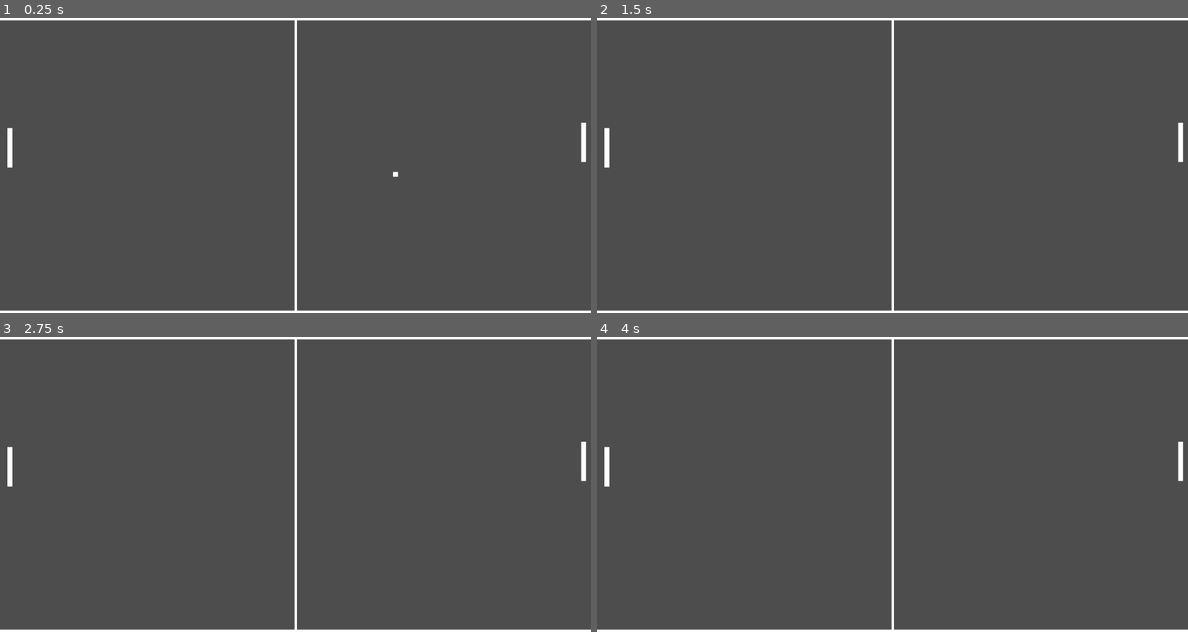
Above: before the commit, frames 1-4 (two rows, left to right).
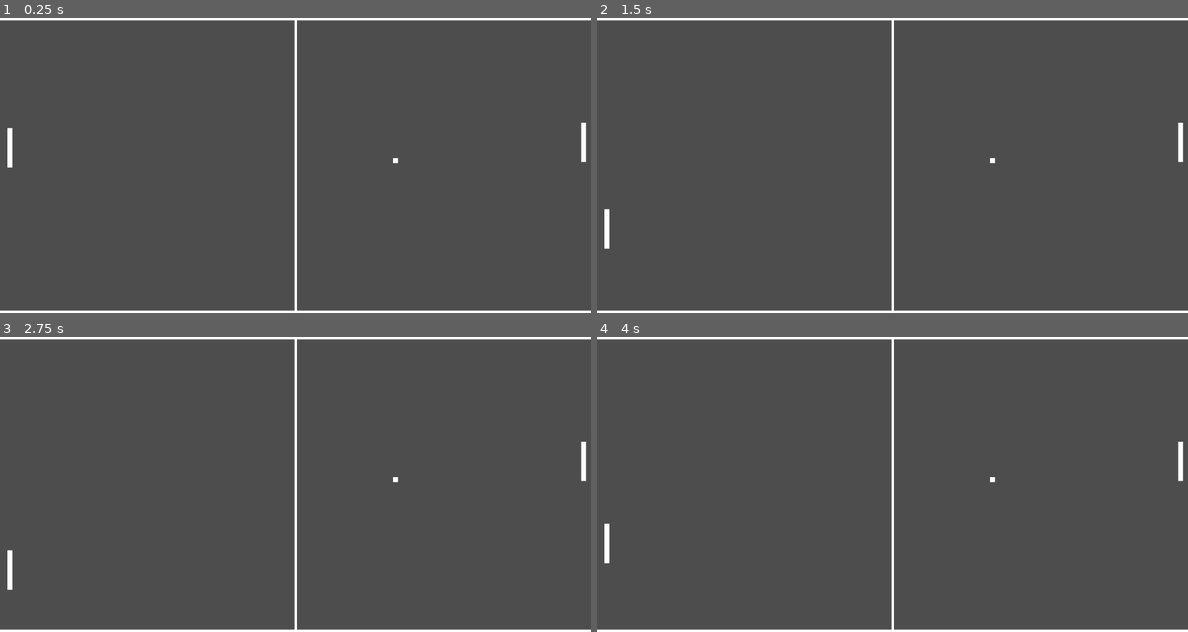
Above: after the commit, the same moments.

Repository: PixelPulps/PONG
Game: Godot game, scene res://scenes/pong.tscn
The game is run twice, just before and just after one commit, with the same random seed, the same clock (stepped at 60 frames per second) and the same inputs.
Inputs:
- Up to frame 1 (0.25 s): no input
- Up to frame 2 (1.5 s): tap Enter at 0.5 s; hold Right (ui_right) 0.53-1.28 s; tap Space at 1.25 s; hold Left (ui_left) from 1.28 s (still down)
- Up to frame 3 (2.75 s): tap Enter at 2 s; release Left (ui_left) at 2.03 s; hold Right (ui_right) from 2.03 s (still down)
- Up to frame 4 (4 s): tap Space at 2.75 s; tap Enter at 3.5 s; release Right (ui_right) at 3.53 s; hold Left (ui_left) from 3.53 s (still down)

The runs differ from the first frame. In frame 1, less than 0.1% of the frame differs, in the area x 66-68%, y 47-54%; in frame 2, 0.3%, in the area x 1-68%, y 37-79%; in frame 3, 0.3%; in frame 4, 0.3%.

Commit message:
physik von player1 erstellt closed #7

Diff:
--- a/project.godot
+++ b/project.godot
@@ -22,6 +22,7 @@
 [physics]
 
 3d/physics_engine="Jolt Physics"
+2d/default_gravity=0.0
 
 [rendering]
 
--- a/scenes/pong.tscn
+++ b/scenes/pong.tscn
@@ -2,6 +2,7 @@
 
 [ext_resource type="PackedScene" uid="uid://dh33ja65ktd0i" path="res://scenes/spielfeld.tscn" id="1_ik6sa"]
 [ext_resource type="PackedScene" uid="uid://5ss32c4nnysb" path="res://scenes/player1.tscn" id="2_ploue"]
+[ext_resource type="Script" uid="uid://c6nqhqahw4kav" path="res://scripts/player1.gd" id="3_7aeas"]
 [ext_resource type="PackedScene" uid="uid://dba0p71t88fvd" path="res://scenes/player2.tscn" id="3_60vo6"]
 [ext_resource type="PackedScene" uid="uid://iuv2cv10iesk" path="res://scenes/ball.tscn" id="4_ploue"]
 
@@ -10,6 +11,7 @@
 [node name="Spielfeld" parent="." unique_id=1214658712 instance=ExtResource("1_ik6sa")]
 
 [node name="Player1" parent="." unique_id=1701361098 instance=ExtResource("2_ploue")]
+script = ExtResource("3_7aeas")
 
 [node name="Player2" parent="." unique_id=59068947 instance=ExtResource("3_60vo6")]
 
--- /dev/null
+++ b/scripts/player1.gd
@@ -0,0 +1,17 @@
+extends CharacterBody2D
+
+@export var SPEED = 300.0
+
+func _physics_process(delta: float) -> void:
+	# Bewegung nur auf der Y-Achse
+	var direction := Input.get_axis("ui_left", "ui_right")
+
+	if direction:
+		velocity.y = direction * SPEED
+	else:
+		velocity.y = 0
+
+	# X-Position bleibt immer gleich
+	velocity.x = 0
+
+	move_and_slide()
Not shown, added: scripts/player1.gd.uid
